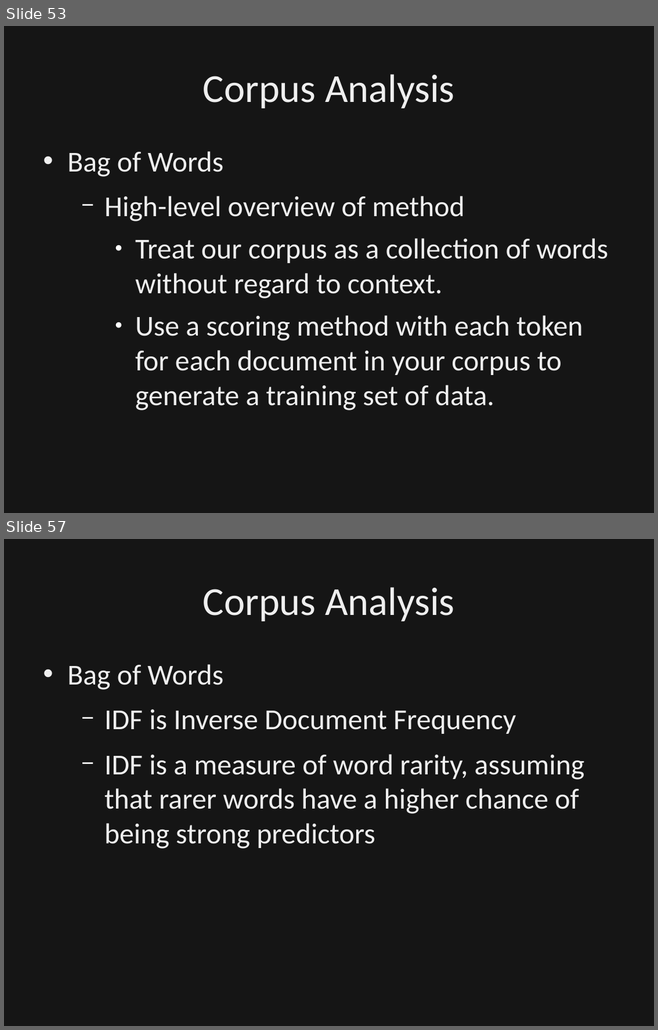
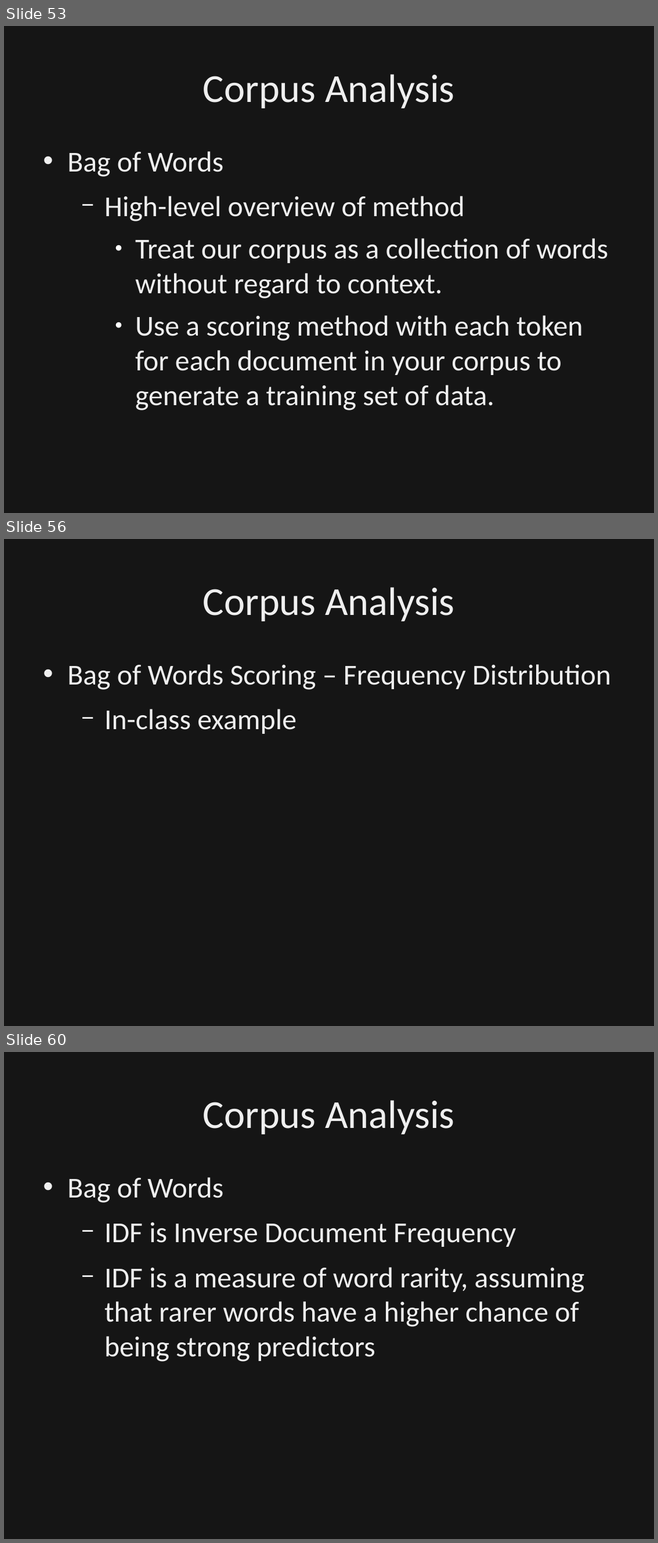
Before and after one commit to dbowmans46/PracticalProgramming, a slide deck: Session 7 - Python/Instructional Material/Session 7 - Python Brief Intro to NLP.odp. Shown one above the other, each under a label of ours: slides 53 and 57 before the commit, slides 53, 56 and 60 after it; the slides between them are not shown. The pictures are 658x1030 and 658x1543 pixels, drawn with LibreOffice and Linux fonts; fonts in the diff are those of the drawing; background and template pictures are left out; a plain dark background stands for a picture behind light text. Boxes give left, top, right and bottom in pixels: in the first picture for what was removed or moved away, otherwise in the second. Text is boxed around its words. In the diff, an @@ line names an element or a change of style, - is before the commit and + after.

```diff
--- a/Session 7 - Python/Instructional Material/Session 7 - Python Brief Intro to NLP.odp
+++ b/Session 7 - Python/Instructional Material/Session 7 - Python Brief Intro to NLP.odp
@@ slide 56 added at [4, 539, 654, 1026], background picture (left out) @@
@@ rectangle added at [4, 539, 654, 1026], fill #000000 at 50% opacity, outline #000000 0 pt @@
@@ title added at [203, 587, 455, 621], 44 pt, text #EFEFEF @@
+Corpus Analysis
@@ text added at [67, 664, 611, 734], 32 pt, text #EFEFEF @@
+• Bag of Words Scoring – Frequency Distribution
+  − In-class example
@@ what was slide 57 is now slide 60 @@
```
Also in this commit, not shown: 6 slides changed, 2 other slides added, 1 other file.
